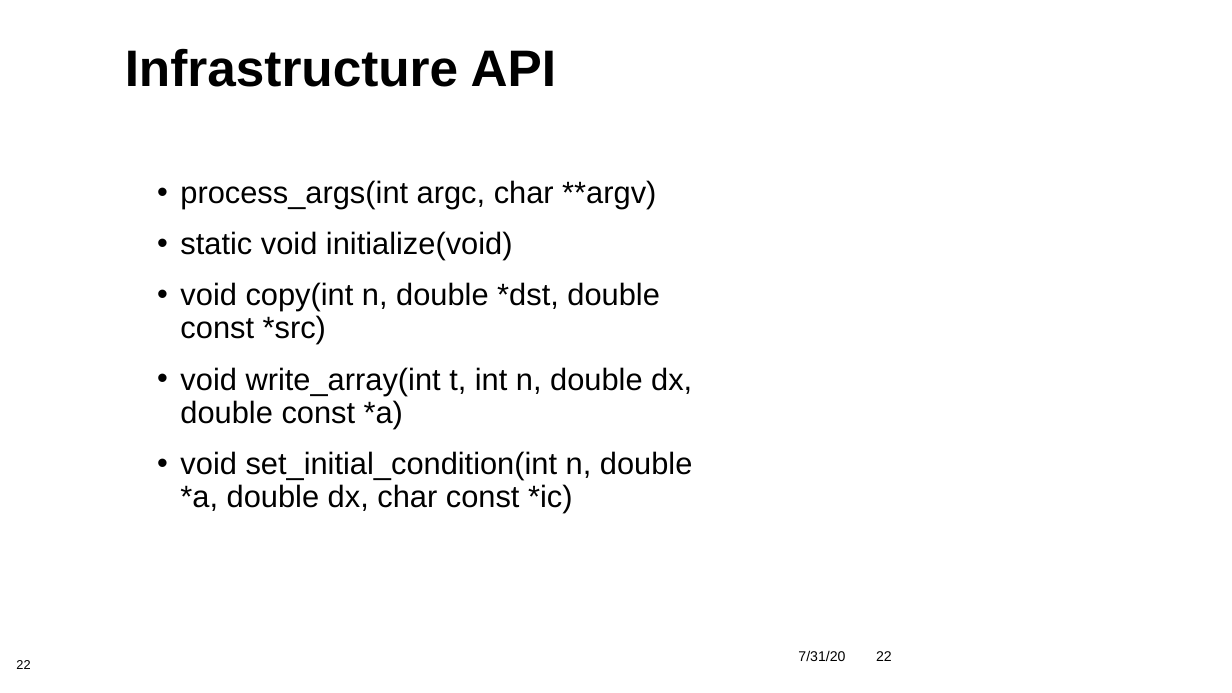
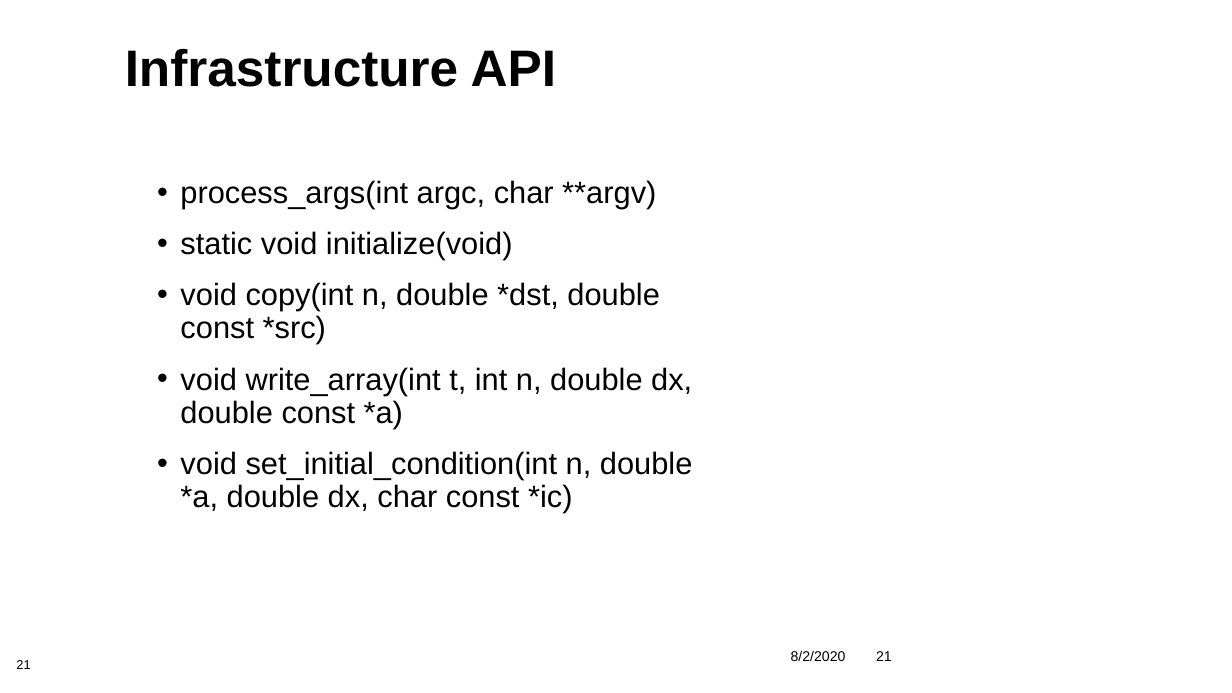
Before and after one commit to betterscientificsoftware/bssw-tutorial, a slide deck: slide 21 of presentations/04-design.pptx (slide 22 before the commit). Drawn at 1232x693 pixels with LibreOffice and Linux fonts; fonts in the diff are those of the drawing; background and template pictures are left out. Boxes give left, top, right and bottom in pixels: in the first picture for what was removed or moved away, otherwise in the second. Text is boxed around its words. In the diff, an @@ line names an element or a change of style, - is before the commit and + after.

```diff
--- a/presentations/04-design.pptx
+++ b/presentations/04-design.pptx
@@ text at <box>791,650,846,661</box>: text changed @@
-7/31/20
+8/2/2020
@@ page number at <box>876,651,892,661</box>: text changed @@
-22
+21
@@ page number at <box>16,660,30,669</box>: text changed @@
-22
+21
```
Also in this commit, not shown: 5 other slides changed, 1 slide removed, 1 other file.
